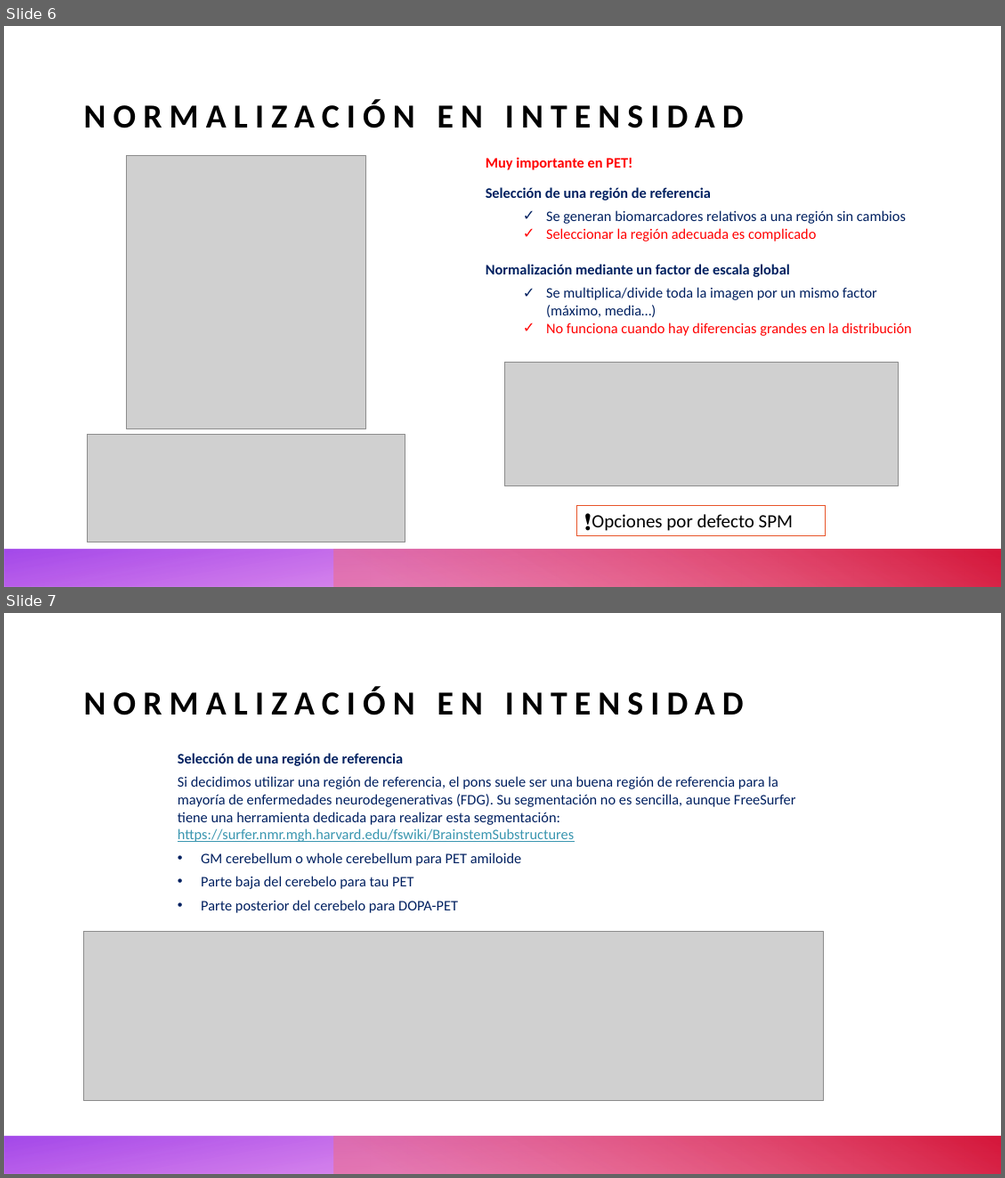
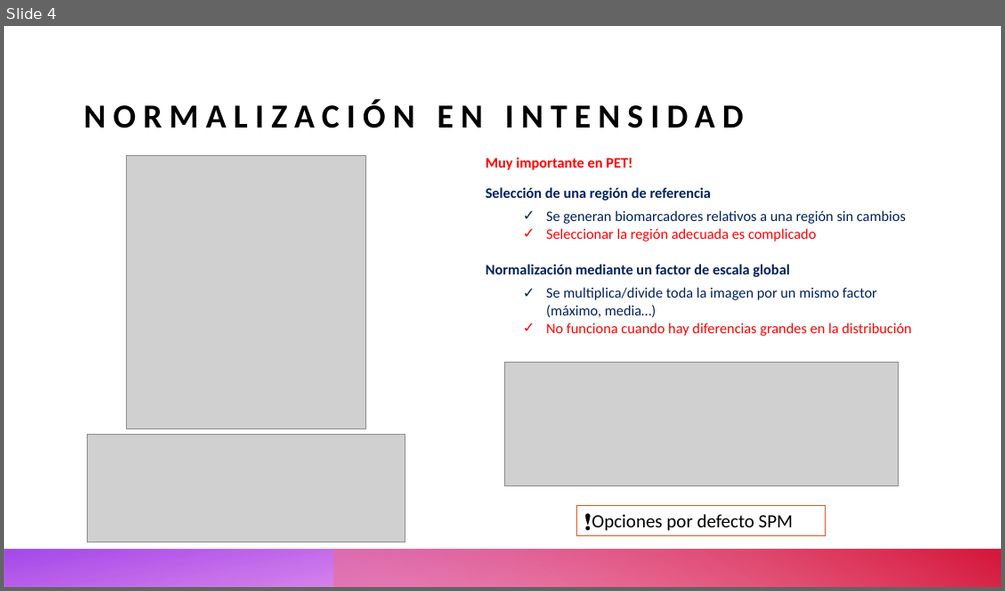
Before and after one commit to txusser/Master_IA_Sanidad, a slide deck: Modulo_3/Clases/Clase_Semana_29_CDSS/Brain PET and MRI processing.pptx. Shown one above the other, each under a label of ours: slides 6 and 7 before the commit, slide 4 after it. The pictures are 1005x1178 and 1005x591 pixels, drawn with LibreOffice and Linux fonts; fonts in the diff are those of the drawing; grey boxes stand for pictures. Boxes give left, top, right and bottom in pixels: in the first picture for what was removed or moved away, otherwise in the second. Text is boxed around its words. In the diff, an @@ line names an element or a change of style, - is before the commit and + after.

```diff
--- a/Modulo_3/Clases/Clase_Semana_29_CDSS/Brain PET and MRI processing.pptx
+++ b/Modulo_3/Clases/Clase_Semana_29_CDSS/Brain PET and MRI processing.pptx
@@ slide 7 removed at box(4, 613, 1001, 1174), background #FFFFFF; not listed: 2 template elements that a slide beside it also shows @@
@@ title removed at box(84, 686, 744, 715) @@
-NORMALIZACIÓN EN INTENSIDAD
@@ text removed at box(178, 753, 795, 913) @@
-Selección de una región de referencia
-Si decidimos utilizar una región de referencia, el pons suele ser una buena región de referencia para la mayoría de enfermedades neurodegenerativas (FDG). Su segmentación no es sencilla, aunque FreeSurfer tiene una herramienta dedicada para realizar esta segmentación: https://surfer.nmr.mgh.harvard.edu/fswiki/BrainstemSubstructures
-• GM cerebellum o whole cerebellum para PET amiloide
-• Parte baja del cerebelo para tau PET
-• Parte posterior del cerebelo para DOPA-PET
@@ picture removed at box(84, 931, 825, 1100) @@
@@ what was slide 6 is now slide 4 @@
```
Also in this commit, not shown: 1 slide changed, 8 other files.
